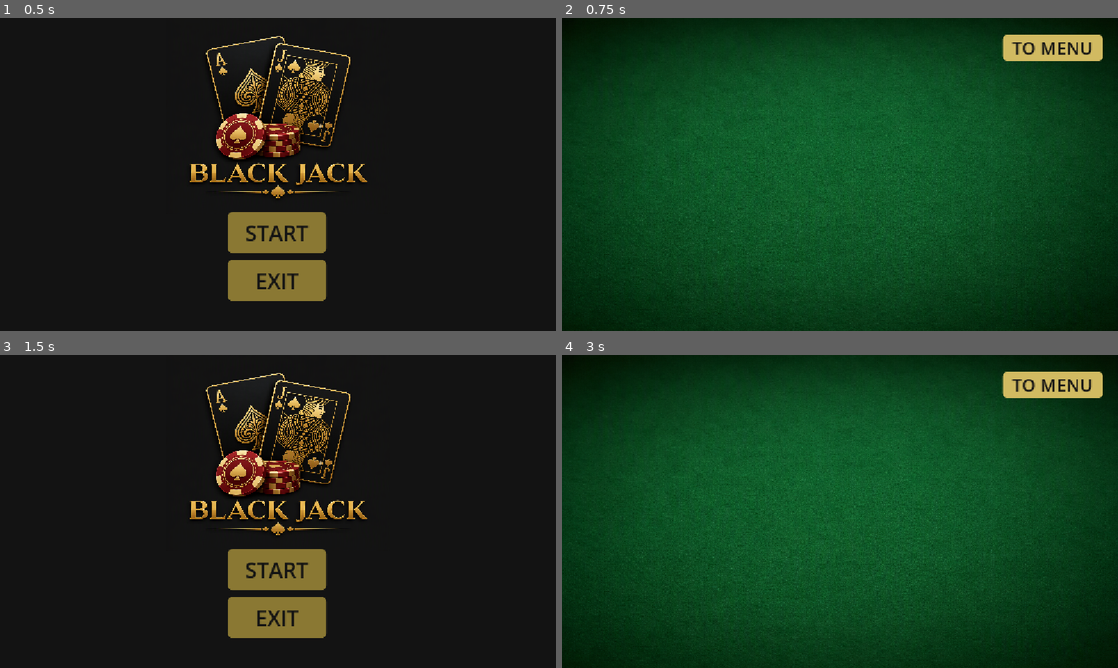
Above: before the commit, frames 1-4 (two rows, left to right).
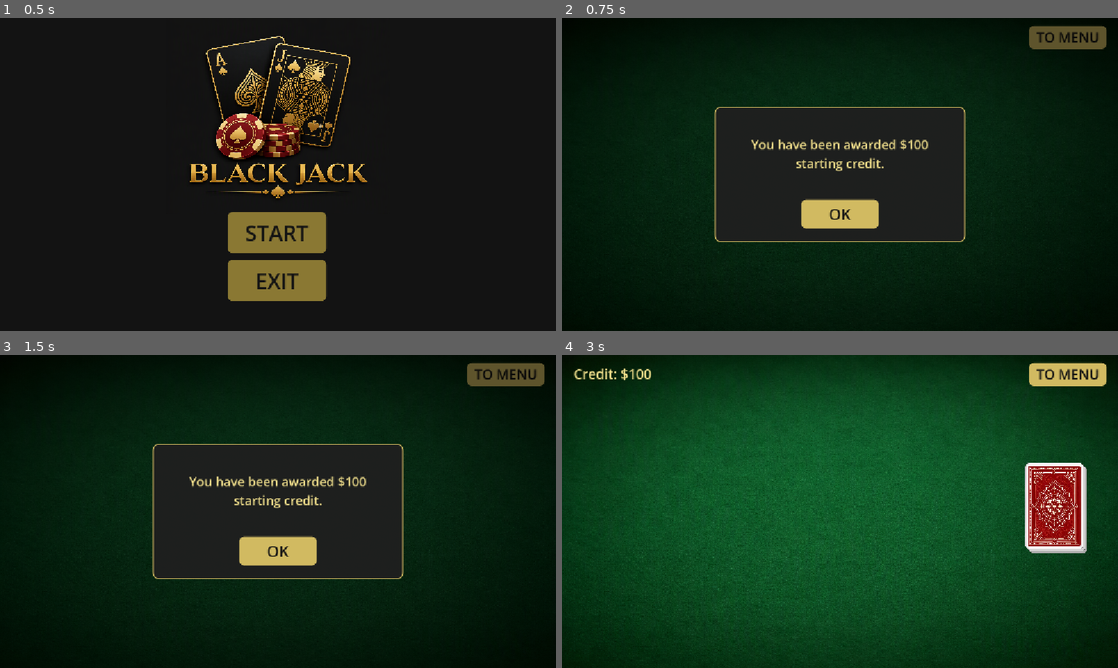
Above: after the commit, the same moments.

Repository: AShynkevich/BlackJ
Game: Godot game, scene res://menu.tscn
Two runs of this game, one before a commit and one after it. Both use one fixed random seed, a clock stepped at 60 frames per second and the inputs below.
Inputs (mouse positions are in pixels of both pictures, inside the frame that each line leads up to):
- Up to frame 1 (0.5 s): no input
- Up to frame 2 (0.75 s): click "START" at 0.5 s
- Up to frame 3 (1.5 s): click "TO MENU" at 1.25 s
- Up to frame 4 (3 s): click "START" (after the commit: "TO MENU") at 2 s; click (840, 552) at 2.75 s, where only the run after the commit has a clickable "OK"

Frame 1 is identical in both runs. In frame 2, 89% of the frame differs, in the area x 0-100%, y 0-100%; in frame 3, 13%; in frame 4, 5.0%.

Commit message:
Start the table session with a credit grant and a face-down deck.
Lock classic Blackjack rules in context, fix CardUI so it can show a cropped back, and reveal credit plus the pile only after OK.

Co-authored-by: Cursor <cursoragent@cursor.com>

Diff:
--- /dev/null
+++ b/assets/cards/card_back.tres
@@ -0,0 +1,8 @@
+[gd_resource type="AtlasTexture" format=3 uid="uid://deqs1dvgbv3tc"]
+
+[ext_resource type="Texture2D" uid="uid://ydg2f62fvyx3" path="res://assets/cards/cards-back.png" id="1_sheet"]
+
+[resource]
+atlas = ExtResource("1_sheet")
+region = Rect2(328.97665, 58, 275.02335, 409)
+filter_clip = true
--- a/card_ui.gd
+++ b/card_ui.gd
@@ -3,26 +3,46 @@
 
 signal card_pressed(card: CardUI)
 
-@onready var texture_rect: TextureRect = $TextureRect # Нод для отображения лица карты
+## On-screen card size. Matches the face-sheet cell aspect (~128:237).
+const CARD_SIZE := Vector2(120, 223)
+
+@onready var texture_rect: TextureRect = $TextureRect
+
+## One cropped card back. Assign an AtlasTexture after cutting a region
+## from assets/cards/cards-back.png in the Godot inspector.
+@export var back_texture: Texture2D
 
 var data: CardData:
 	set(new_data):
 		data = new_data
 		_update_visuals()
 
-var is_face_up: bool = true
+var is_face_up: bool = true:
+	set(value):
+		is_face_up = value
+		_update_visuals()
+
+
+func _ready() -> void:
+	custom_minimum_size = CARD_SIZE
+	size = CARD_SIZE
+	_update_visuals()
+
 
 func _update_visuals() -> void:
-	if not is_node_ready() or not data:
+	if not is_node_ready() or texture_rect == null or data == null:
 		return
 	if is_face_up:
 		texture_rect.texture = data.texture
 	else:
-		texture_rect.texture = preload("res://assets/cards/cards-back.png")
+		# Face comes from DeckManager (data.texture). The back is a separate
+		# AtlasTexture — do not assign the full cards-back.png sheet here.
+		texture_rect.texture = back_texture
 
-# Обработка нажатий на мобильном экране
+
 func _gui_input(event: InputEvent) -> void:
 	if event is InputEventMouseButton and event.pressed:
-		if event.button_index == MOUSE_BUTTON_LEFT: # На мобилках тап тоже считывается как левая кнопка мыши
+		# A mobile tap arrives as a left mouse button as well.
+		if event.button_index == MOUSE_BUTTON_LEFT:
 			card_pressed.emit(self)
 			accept_event()
--- a/card_ui.tscn
+++ b/card_ui.tscn
@@ -1,12 +1,29 @@
 [gd_scene format=3 uid="uid://df82fhcas7p5r"]
 
 [ext_resource type="Script" uid="uid://b2jp0ud37w4g" path="res://card_ui.gd" id="1_gf2xd"]
+[ext_resource type="Texture2D" uid="uid://ydg2f62fvyx3" path="res://assets/cards/cards-back.png" id="2_2yy3o"]
 
-[node name="CardUi" type="Control" unique_id=585216862]
+[sub_resource type="AtlasTexture" id="AtlasTexture_rm57c"]
+atlas = ExtResource("2_2yy3o")
+region = Rect2(328.97665, 58, 275.02335, 409)
+filter_clip = true
+
+[node name="CardUI" type="Control" unique_id=1189282809]
+custom_minimum_size = Vector2(120, 223)
 layout_mode = 3
+anchors_preset = 0
+offset_right = 120.0
+offset_bottom = 223.0
+script = ExtResource("1_gf2xd")
+back_texture = SubResource("AtlasTexture_rm57c")
+
+[node name="TextureRect" type="TextureRect" parent="." unique_id=64640814]
+layout_mode = 1
 anchors_preset = 15
 anchor_right = 1.0
 anchor_bottom = 1.0
 grow_horizontal = 2
 grow_vertical = 2
-script = ExtResource("1_gf2xd")
+mouse_filter = 2
+expand_mode = 1
+stretch_mode = 5
--- a/main_level.gd
+++ b/main_level.gd
@@ -1,14 +1,31 @@
 extends Control
 
+const STARTING_CREDIT := 100
 
-# Called when the node enters the scene tree for the first time.
-func _ready() -> void:
-	pass
+var credit: int = 0
+
+@onready var credit_label: Label = $CreditLabel
+@onready var credit_dialog: ColorRect = $CreditDialog
+@onready var deck_pile: Control = $DeckPile
 
 
-# Called every frame. 'delta' is the elapsed time since the previous frame.
-func _process(delta: float) -> void:
-	pass
+func _ready() -> void:
+	credit = 0
+	credit_label.visible = false
+	deck_pile.visible = false
+	credit_dialog.visible = true
+
+
+func _on_credit_ok_pressed() -> void:
+	credit = STARTING_CREDIT
+	_refresh_credit_label()
+	credit_label.visible = true
+	deck_pile.visible = true
+	credit_dialog.visible = false
+
+
+func _refresh_credit_label() -> void:
+	credit_label.text = "Credit: $%d" % credit
 
 
 func _on_main_menu_pressed() -> void:
--- a/main_level.tscn
+++ b/main_level.tscn
@@ -3,6 +3,7 @@
 [ext_resource type="Script" uid="uid://bmuqj304q8urj" path="res://main_level.gd" id="1_6614m"]
 [ext_resource type="Texture2D" uid="uid://j17043fnbiwg" path="res://assets/table.png" id="2_bhu08"]
 [ext_resource type="Script" uid="uid://bvbgtrw7dgwfp" path="res://scripts/deck_manager.gd" id="3_bhu08"]
+[ext_resource type="Texture2D" uid="uid://deqs1dvgbv3tc" path="res://assets/cards/card_back.tres" id="4_back"]
 
 [sub_resource type="StyleBoxFlat" id="StyleBoxFlat_6614m"]
 bg_color = Color(0.81960785, 0.7294118, 0.38039216, 1)
@@ -11,7 +12,19 @@
 corner_radius_bottom_right = 10
 corner_radius_bottom_left = 10
 
-[node name="MainLevel" type="Control" unique_id=1564848126]
+[sub_resource type="StyleBoxFlat" id="StyleBoxFlat_dialog"]
+bg_color = Color(0.12, 0.12, 0.12, 0.96)
+border_width_left = 2
+border_width_top = 2
+border_width_right = 2
+border_width_bottom = 2
+border_color = Color(0.81960785, 0.7294118, 0.38039216, 1)
+corner_radius_top_left = 12
+corner_radius_top_right = 12
+corner_radius_bottom_right = 12
+corner_radius_bottom_left = 12
+
+[node name="MainLevel" type="Control" unique_id=1007985574]
 layout_mode = 3
 anchors_preset = 15
 anchor_right = 1.0
@@ -20,35 +33,155 @@
 grow_vertical = 2
 script = ExtResource("1_6614m")
 
-[node name="TextureRect" type="TextureRect" parent="." unique_id=1830472159]
+[node name="TextureRect" type="TextureRect" parent="." unique_id=693884431]
 layout_mode = 1
 anchors_preset = 15
 anchor_right = 1.0
 anchor_bottom = 1.0
 grow_horizontal = 2
 grow_vertical = 2
+mouse_filter = 2
 texture = ExtResource("2_bhu08")
 expand_mode = 1
 
-[node name="StartButton" type="Button" parent="." unique_id=417150380]
+[node name="CreditLabel" type="Label" parent="." unique_id=1614531775]
+visible = false
+layout_mode = 1
+offset_left = 24.0
+offset_top = 20.0
+offset_right = 320.0
+offset_bottom = 64.0
+theme_override_colors/font_color = Color(0.95, 0.88, 0.55, 1)
+theme_override_font_sizes/font_size = 28
+text = "Credit: $0"
+
+[node name="StartButton" type="Button" parent="." unique_id=1010501081]
+layout_mode = 1
+anchors_preset = 1
+anchor_left = 1.0
+anchor_right = 1.0
+offset_left = -184.0
+offset_top = 16.0
+offset_right = -24.0
+offset_bottom = 64.0
+grow_horizontal = 0
+theme_override_colors/font_color = Color(0.07450981, 0.07450981, 0.07450981, 1)
+theme_override_font_sizes/font_size = 28
+theme_override_styles/normal = SubResource("StyleBoxFlat_6614m")
+text = "TO MENU"
+
+[node name="DeckPile" type="Control" parent="." unique_id=335570229]
+visible = false
+custom_minimum_size = Vector2(144, 247)
+layout_mode = 1
+anchors_preset = 6
+anchor_left = 1.0
+anchor_top = 0.5
+anchor_right = 1.0
+anchor_bottom = 0.5
+offset_left = -192.0
+offset_top = -123.0
+offset_right = -48.0
+offset_bottom = 124.0
+grow_horizontal = 0
+grow_vertical = 2
+mouse_filter = 2
+
+[node name="Stack2" type="TextureRect" parent="DeckPile" unique_id=1343382367]
+modulate = Color(0.7, 0.7, 0.7, 1)
+layout_mode = 0
+offset_left = 8.0
+offset_top = 8.0
+offset_right = 128.0
+offset_bottom = 231.0
+mouse_filter = 2
+texture = ExtResource("4_back")
+expand_mode = 1
+stretch_mode = 5
+
+[node name="Stack1" type="TextureRect" parent="DeckPile" unique_id=1889044766]
+modulate = Color(0.85, 0.85, 0.85, 1)
+layout_mode = 0
+offset_left = 4.0
+offset_top = 4.0
+offset_right = 124.0
+offset_bottom = 227.0
+mouse_filter = 2
+texture = ExtResource("4_back")
+expand_mode = 1
+stretch_mode = 5
+
+[node name="TopCard" type="TextureRect" parent="DeckPile" unique_id=2099469059]
+layout_mode = 0
+offset_right = 120.0
+offset_bottom = 223.0
+mouse_filter = 2
+texture = ExtResource("4_back")
+expand_mode = 1
+stretch_mode = 5
+
+[node name="DeckManager" type="Node" parent="." unique_id=947934991]
+script = ExtResource("3_bhu08")
+
+[node name="CreditDialog" type="ColorRect" parent="." unique_id=1191525856]
+layout_mode = 1
+anchors_preset = 15
+anchor_right = 1.0
+anchor_bottom = 1.0
+grow_horizontal = 2
+grow_vertical = 2
+color = Color(0, 0, 0, 0.55)
+
+[node name="Panel" type="Panel" parent="CreditDialog" unique_id=1473808988]
 layout_mode = 1
 anchors_preset = 8
 anchor_left = 0.5
 anchor_top = 0.5
 anchor_right = 0.5
 anchor_bottom = 0.5
-offset_left = 337.0
-offset_top = -289.0
-offset_right = 545.0
-offset_bottom = -235.0
+offset_left = -260.0
+offset_top = -140.0
+offset_right = 260.0
+offset_bottom = 140.0
 grow_horizontal = 2
 grow_vertical = 2
+theme_override_styles/panel = SubResource("StyleBoxFlat_dialog")
+
+[node name="Message" type="Label" parent="CreditDialog/Panel" unique_id=1349757703]
+layout_mode = 1
+anchors_preset = 10
+anchor_right = 1.0
+offset_left = 28.0
+offset_top = 36.0
+offset_right = -28.0
+offset_bottom = 160.0
+grow_horizontal = 2
+theme_override_colors/font_color = Color(0.95, 0.88, 0.55, 1)
+theme_override_font_sizes/font_size = 26
+text = "You have been awarded $100 starting credit."
+horizontal_alignment = 1
+vertical_alignment = 1
+autowrap_mode = 3
+
+[node name="OkButton" type="Button" parent="CreditDialog/Panel" unique_id=1532584779]
+layout_mode = 1
+anchors_preset = 7
+anchor_left = 0.5
+anchor_top = 1.0
+anchor_right = 0.5
+anchor_bottom = 1.0
+offset_left = -80.0
+offset_top = -88.0
+offset_right = 80.0
+offset_bottom = -28.0
+grow_horizontal = 2
+grow_vertical = 0
 theme_override_colors/font_color = Color(0.07450981, 0.07450981, 0.07450981, 1)
-theme_override_font_sizes/font_size = 36
+theme_override_font_sizes/font_size = 32
 theme_override_styles/normal = SubResource("StyleBoxFlat_6614m")
-text = "TO MENU"
-
-[node name="DeckManager" type="Node" parent="." unique_id=54152631]
-script = ExtResource("3_bhu08")
+theme_override_styles/pressed = SubResource("StyleBoxFlat_6614m")
+theme_override_styles/hover = SubResource("StyleBoxFlat_6614m")
+text = "OK"
 
 [connection signal="pressed" from="StartButton" to="." method="_on_main_menu_pressed"]
+[connection signal="pressed" from="CreditDialog/Panel/OkButton" to="." method="_on_credit_ok_pressed"]
Binary file changed: assets/cards/cards-back.png
Not shown, changed: CONTEXT.md
